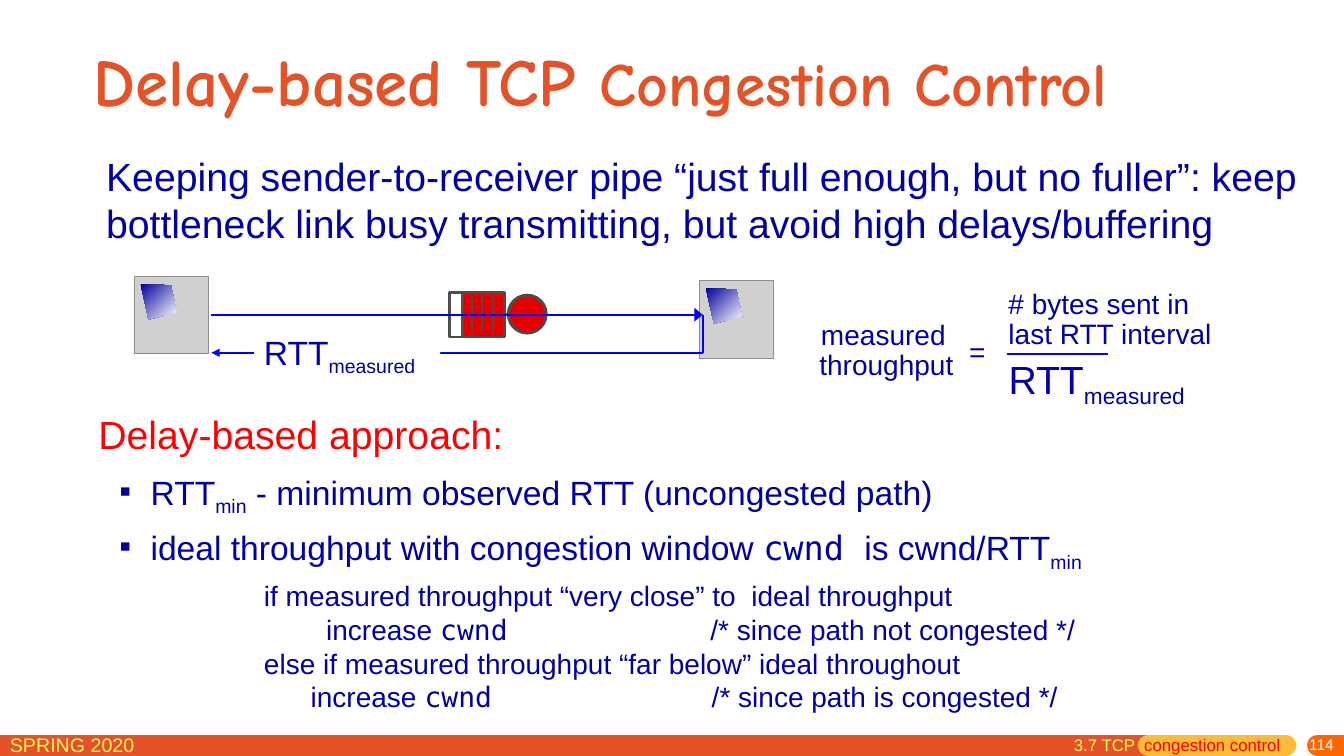
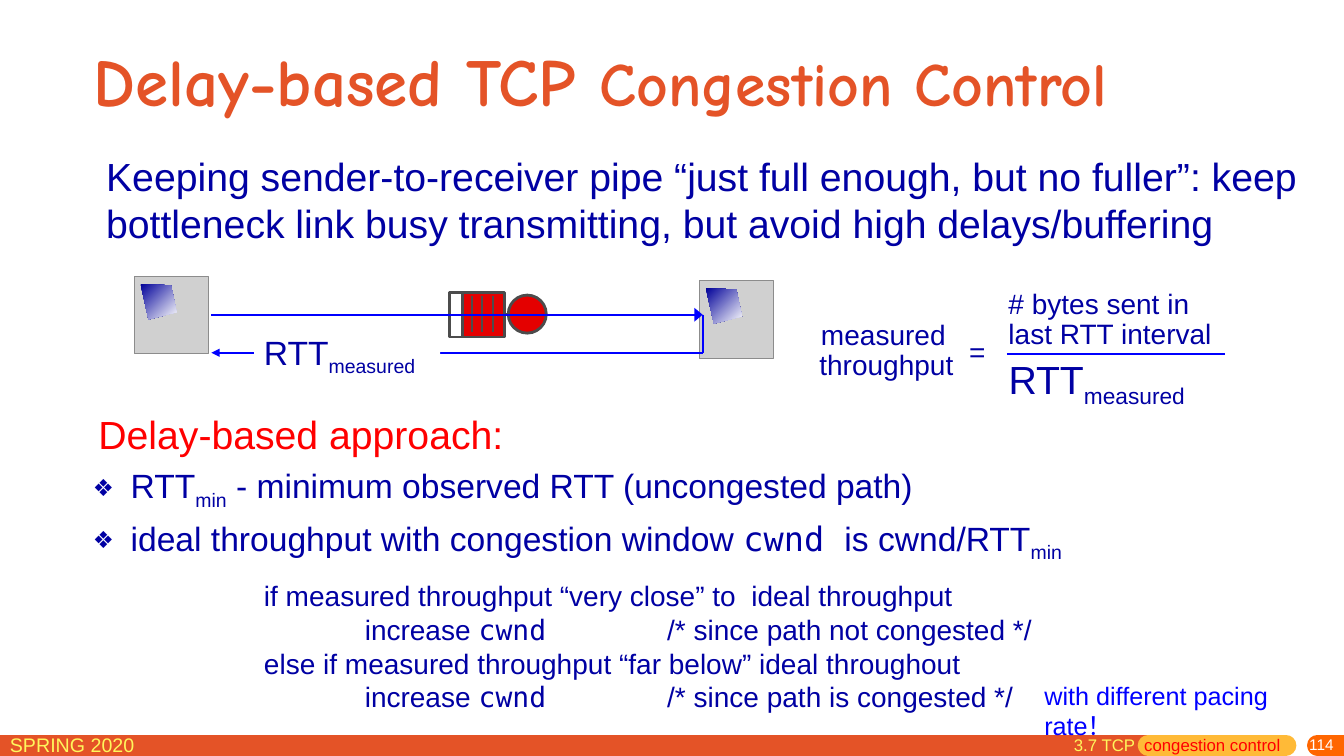
Before and after one commit to network-distributed/presentations, a slide deck: slide 114 of chapter3.pptx. Drawn at 1344x756 pixels with LibreOffice and Linux fonts; fonts in the diff are those of the drawing; grey boxes stand for pictures. Boxes give left, top, right and bottom in pixels: in the first picture for what was removed or moved away, otherwise in the second. Text is boxed around its words. In the diff, an @@ line names an element or a change of style, - is before the commit and + after.

```diff
--- a/chapter3.pptx
+++ b/chapter3.pptx
@@ line moved from (1007, 354) - (1108, 354) to (1007, 354) - (1225, 354) @@
@@ text at box(131, 473, 1030, 558): bullet ▪ to ❖; line spacing 0.9 to 1; less space between paragraphs @@
@@ text "if measured throughput “very close” ..." rewrapped from box(264, 585, 1048, 712) to box(264, 585, 1005, 712) @@
@@ text added at box(1044, 686, 1268, 741), 18 pt, text #0000FF @@
+with different pacing rate！
```
Also in this commit, not shown: 19 other slides changed, 1 slide removed, 1 other file.
